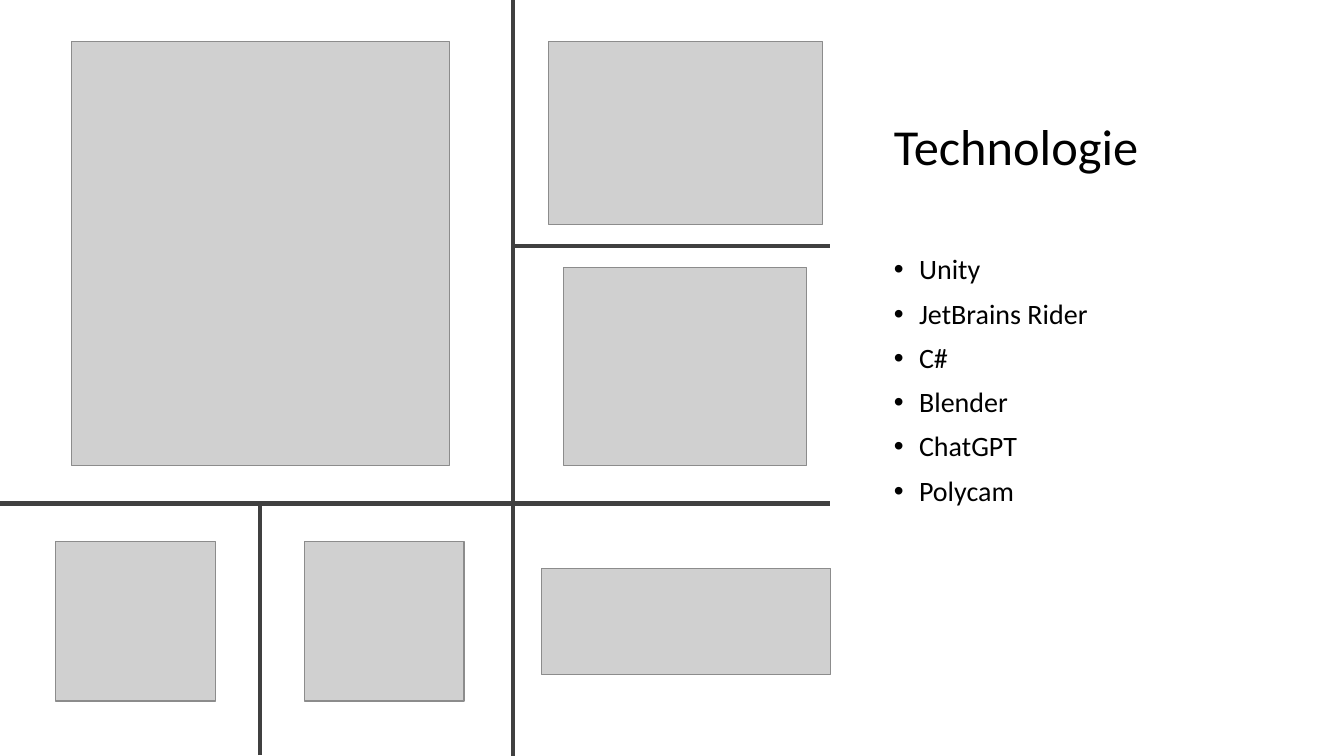
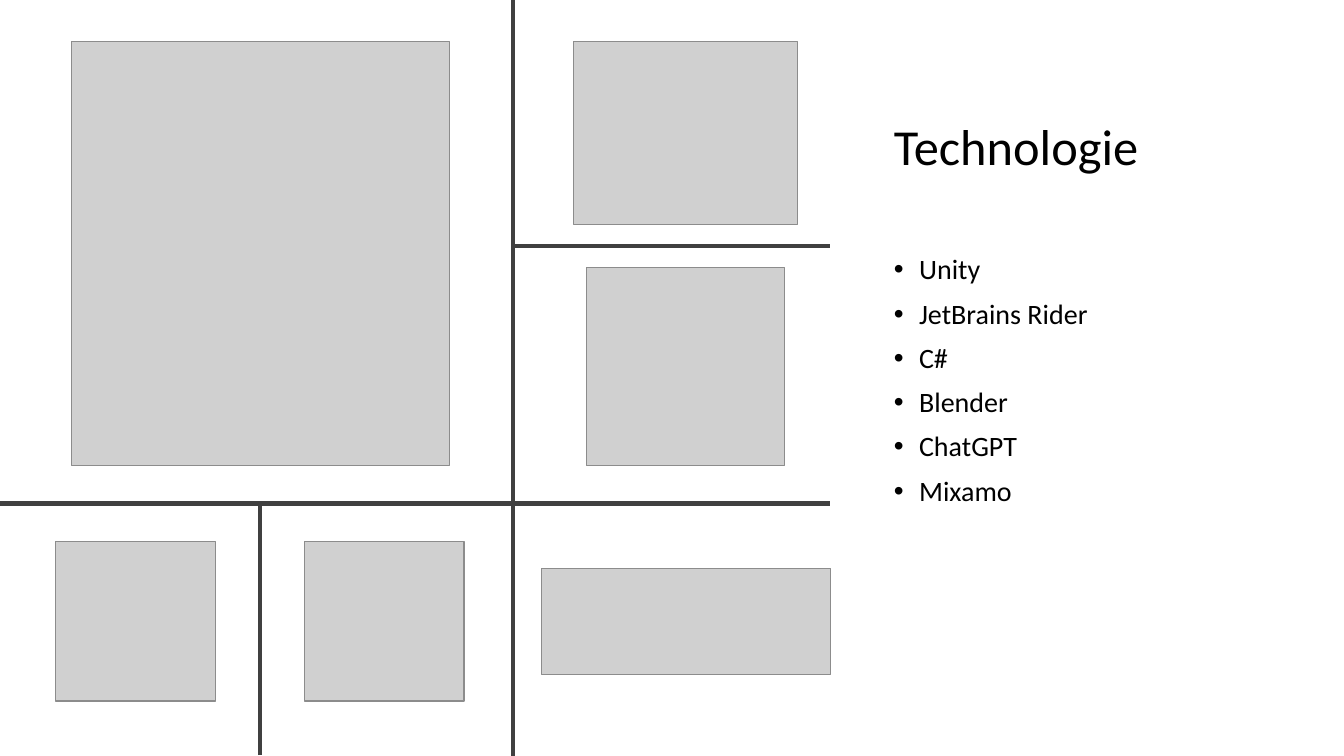
Before and after one commit to honzanugeta/VietnamecSimulator, a slide deck: slide 4 of VietnamecSimulator.pptx. Drawn at 1344x756 pixels with LibreOffice and Linux fonts; fonts in the diff are those of the drawing; grey boxes stand for pictures. Boxes give left, top, right and bottom in pixels: in the first picture for what was removed or moved away, otherwise in the second. Text is boxed around its words. In the diff, an @@ line names an element or a change of style, - is before the commit and + after.

```diff
--- a/VietnamecSimulator.pptx
+++ b/VietnamecSimulator.pptx
@@ picture: place and size @@
-picture at [548, 41, 823, 224]
+picture at [574, 41, 798, 224]
@@ picture: place and size @@
-picture at [565, 267, 808, 466]
+picture at [586, 267, 784, 466]
@@ text at [919, 481, 1012, 501]: text changed @@
-• Polycam
+• Mixamo
```
Also in this commit, not shown: 2 other slides changed, 2 other files.
